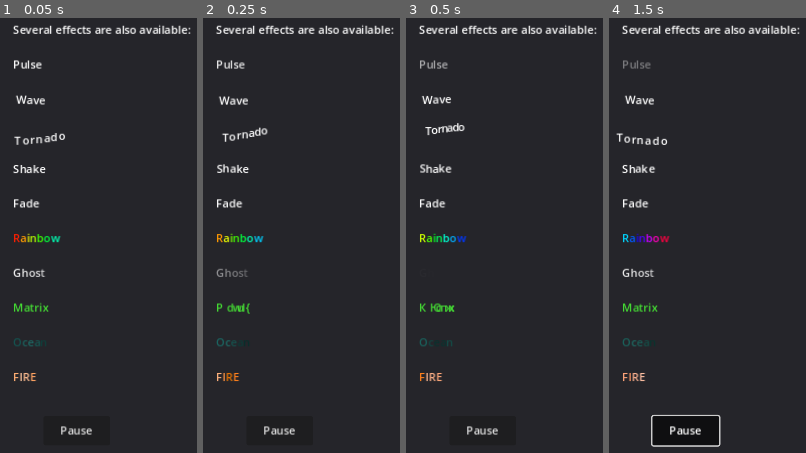
Above: before the commit, frames 1-4 (left to right).
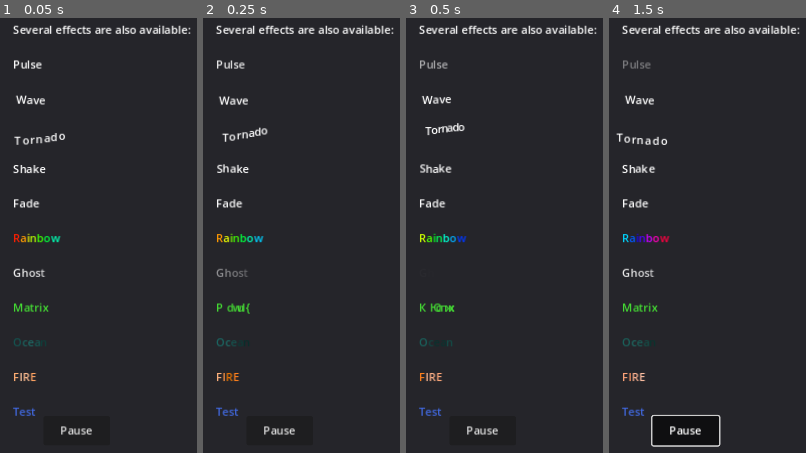
Above: after the commit, the same moments.

Repository: tommyettinger/textratrader
Game: Godot game, scene res://rich_text_bbcode.tscn
The game is run twice, just before and just after one commit, with the same random seed, the same clock (stepped at 60 frames per second) and the same inputs.
Inputs:
- Up to frame 1 (0.05 s): no input
- Up to frame 2 (0.25 s): no input
- Up to frame 3 (0.5 s): no input
- Up to frame 4 (1.5 s): click "Pause" at 1.25 s

The runs differ from the first frame. In frame 1, 0.1% of the frame differs, in the area x 6-18%, y 89-92%; in frame 2, 0.1%; in frame 3, 0.1%; in frame 4, 0.1%.

Commit message:
Test a basic arithmetic shift impl.

Diff:
--- a/rich_text_bbcode.tscn
+++ b/rich_text_bbcode.tscn
@@ -1,20 +1,24 @@
-[gd_scene load_steps=11 format=3 uid="uid://oeg5vj7lpjw0"]
+[gd_scene load_steps=13 format=3 uid="uid://oeg5vj7lpjw0"]
 
 [ext_resource type="Script" path="res://rich_text_bbcode.gd" id="1"]
-[ext_resource type="Script" path="res://rich_text_ocean.gd" id="2_og3yu"]
 [ext_resource type="Script" path="res://rich_text_matrix.gd" id="3_b2nbq"]
+[ext_resource type="Script" path="res://rich_text_test.gd" id="4_agkr6"]
+[ext_resource type="Script" path="res://rich_text_ocean.gd" id="4_pwngp"]
 [ext_resource type="Script" path="res://rich_text_ghost.gd" id="4_yqcjf"]
 
 [sub_resource type="StyleBoxEmpty" id="StyleBoxEmpty_q1hwu"]
 
-[sub_resource type="RichTextEffect" id="RichTextEffect_42avl"]
+[sub_resource type="RichTextEffect" id="RichTextEffect_64trm"]
+script = ExtResource("4_yqcjf")
+
+[sub_resource type="RichTextEffect" id="RichTextEffect_tjnc3"]
 script = ExtResource("3_b2nbq")
 
-[sub_resource type="RichTextEffect" id="RichTextEffect_y4jjk"]
-script = ExtResource("4_yqcjf")
+[sub_resource type="RichTextEffect" id="RichTextEffect_e10uk"]
+script = ExtResource("4_pwngp")
 
-[sub_resource type="RichTextEffect" id="RichTextEffect_amls6"]
-script = ExtResource("2_og3yu")
+[sub_resource type="RichTextEffect" id="RichTextEffect_cbtk0"]
+script = ExtResource("4_agkr6")
 
 [sub_resource type="InputEventAction" id="InputEventAction_eu7pn"]
 action = &"toggle_pause"
@@ -80,9 +84,11 @@
 
 [ocean]Ocean[/ocean]
 
-[ocean speed=2 hue=0.14 sat=1.0 val=0.7]FIRE[/ocean]"
+[ocean speed=2 hue=0.14 sat=1.0 val=0.7]FIRE[/ocean]
+
+[test]Test[/test]"
 context_menu_enabled = true
-custom_effects = [SubResource("RichTextEffect_42avl"), SubResource("RichTextEffect_y4jjk"), SubResource("RichTextEffect_amls6")]
+custom_effects = [SubResource("RichTextEffect_64trm"), SubResource("RichTextEffect_tjnc3"), SubResource("RichTextEffect_e10uk"), SubResource("RichTextEffect_cbtk0")]
 selection_enabled = true
 
 [node name="Pause" type="Button" parent="."]
--- /dev/null
+++ b/rich_text_test.gd
@@ -0,0 +1,18 @@
+@tool
+extends RichTextEffect
+class_name RichTextTest
+
+# Syntax: [test]Test[/test]
+
+# Define the tag name.
+var bbcode = "test"
+
+# Arithmetic shift right.
+static func ashr(n, amt):
+	amt &= 63;
+	return ((n & 0x7FFF_FFFF_FFFF_FFFF) >> amt | (n & ~0x7FFF_FFFF_FFFF_FFFF) / (1 << amt))
+
+func _process_custom_fx(char_fx):
+	char_fx.color = Color.ROYAL_BLUE if \
+	 ashr(-7046029254386353131, 4) == -440376828399147071 else Color.RED
+	return true
